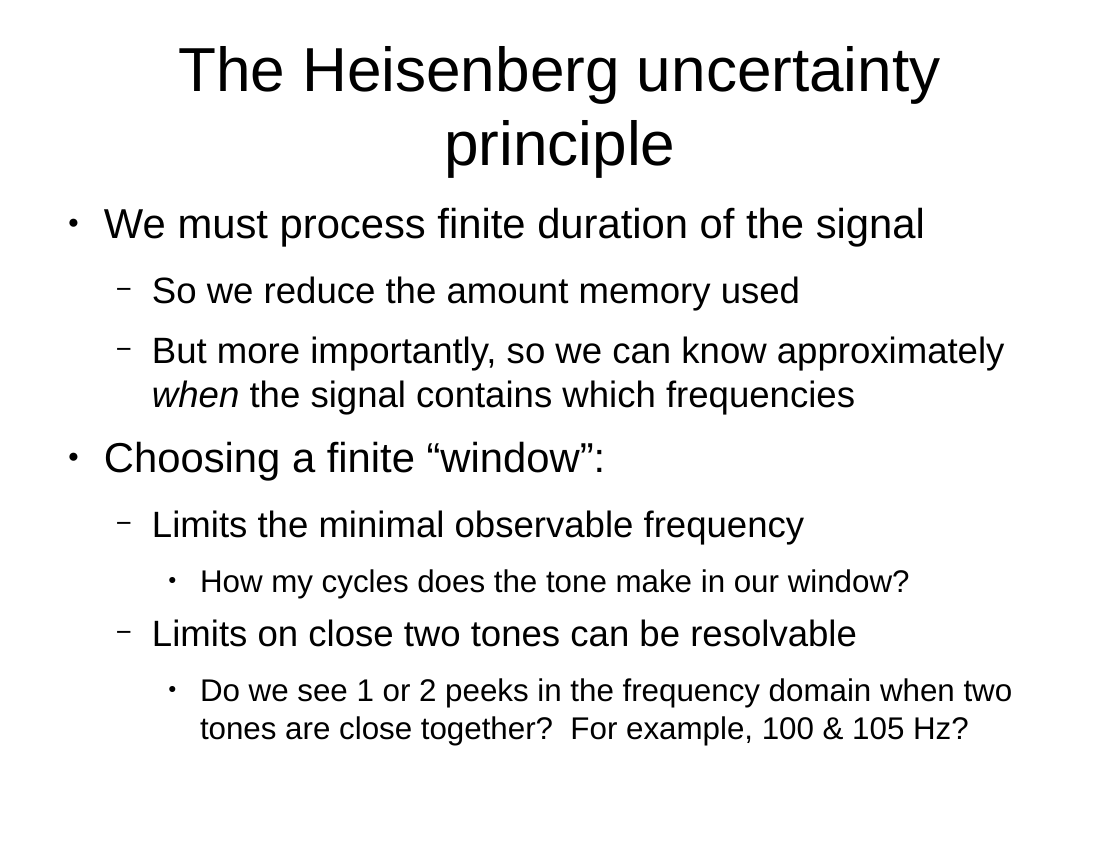
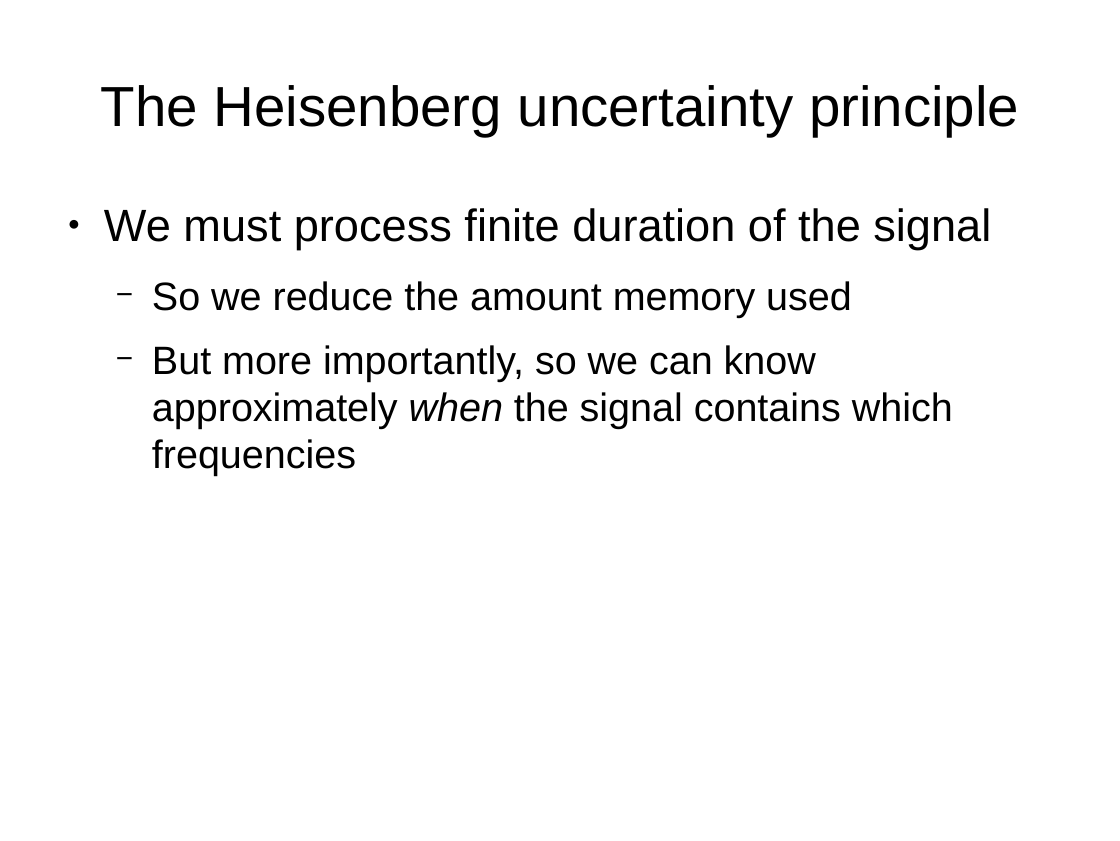
Before and after one commit to weegreenblobbie/sd_audio_hackers, a slide deck: slide 21 of spectrograms_explained/presentation_spectrograms_explained.odp (slide 18 before the commit). Drawn at 1120x841 pixels with LibreOffice and Linux fonts; fonts in the diff are those of the drawing. Boxes give left, top, right and bottom in pixels: in the first picture for what was removed or moved away, otherwise in the second. Text is boxed around its words. In the diff, an @@ line names an element or a change of style, - is before the commit and + after.

```diff
--- a/spectrograms_explained/presentation_spectrograms_explained.odp
+++ b/spectrograms_explained/presentation_spectrograms_explained.odp
@@ title "The Heisenberg uncertainty principle" at [101, 85, 1019, 136]: size 44 to 40 pt @@
@@ text "We must process finite duration ..." at [104, 208, 991, 476]: size 29.6 to 32 pt in "We must process finite duration of the ..."; size 25.9 to 28 pt in "So we reduce the amount memory used", "But more importantly, so we can know ..." @@
@@ text at [104, 441, 1013, 745]: paragraphs removed @@
-● Choosing a finite “window”:
-  − Limits the minimal observable frequency
-    ● How my cycles does the tone make in our window?
-  − Limits on close two tones can be resolvable
-    ● Do we see 1 or 2 peeks in the frequency domain when two tones are close together? For example, 100 & 105 Hz?
```
Also in this commit, not shown: 11 other slides changed, 10 slides added, 2 other files.
